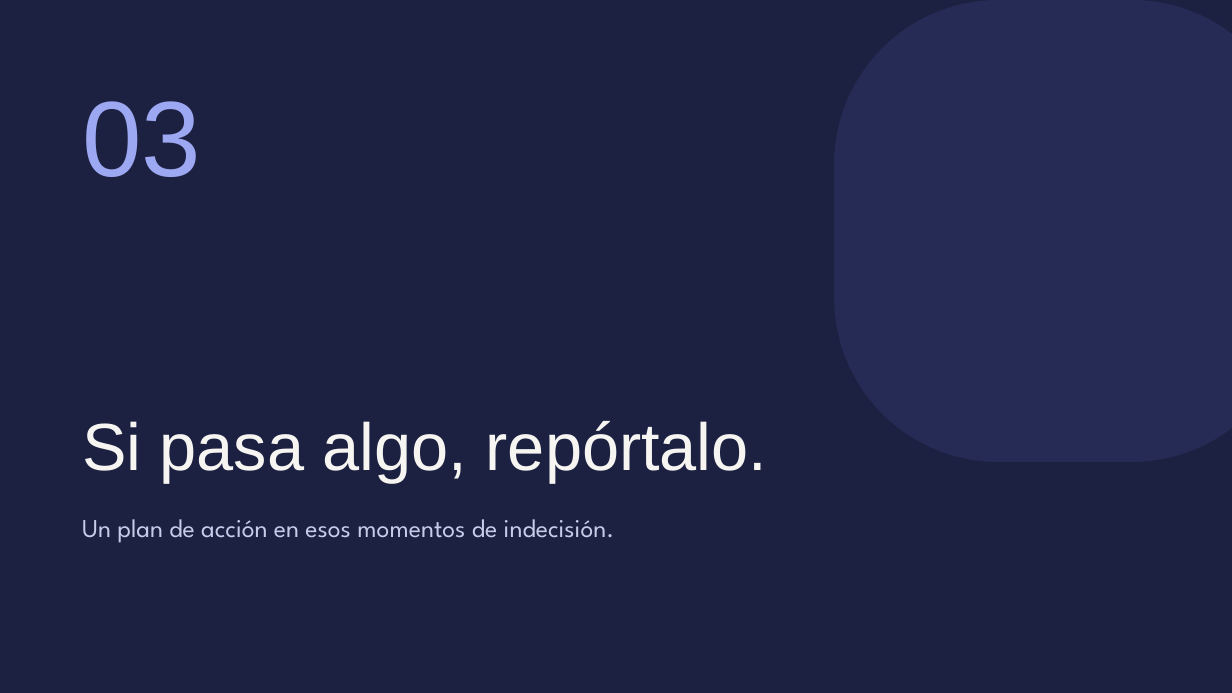
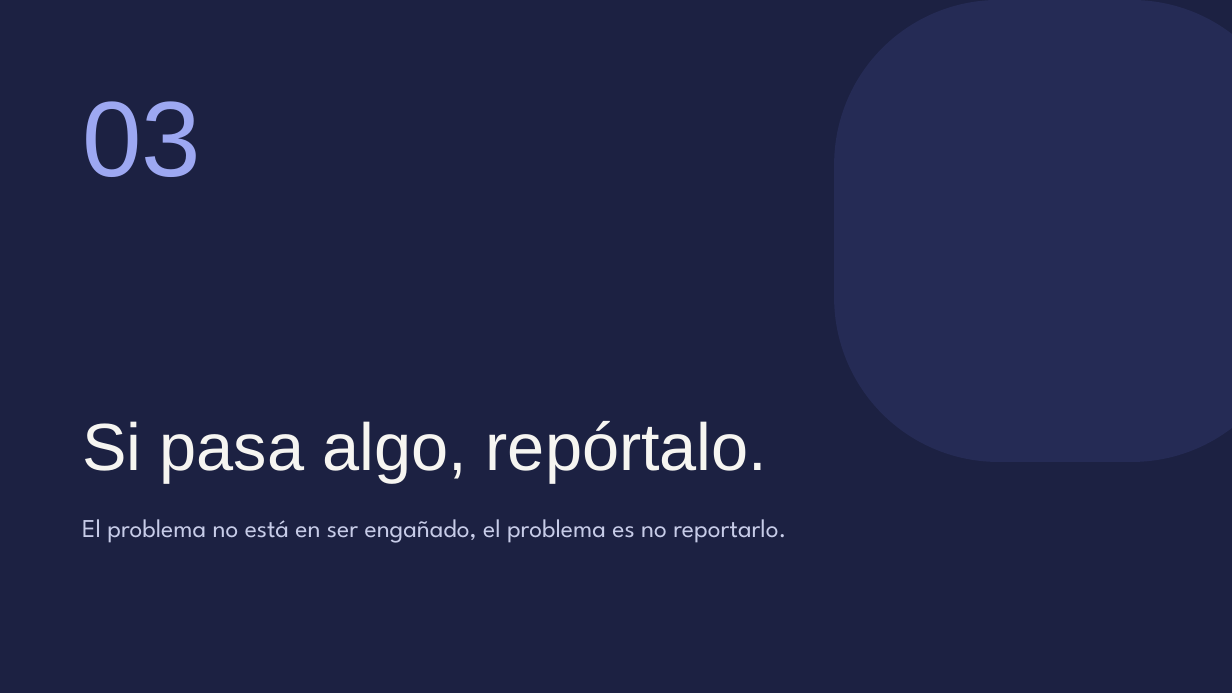
Before and after one commit to pralogy/claudecloudetemasgenerales, a slide deck: slide 17 of Ciberseguridad_sin_ansiedad.pptx. Drawn at 1232x693 pixels with LibreOffice and Linux fonts; fonts in the diff are those of the drawing. Boxes give left, top, right and bottom in pixels: in the first picture for what was removed or moved away, otherwise in the second. Text is boxed around its words. In the diff, an @@ line names an element or a change of style, - is before the commit and + after.

```diff
--- a/Ciberseguridad_sin_ansiedad.pptx
+++ b/Ciberseguridad_sin_ansiedad.pptx
@@ text at (82, 519, 786, 543): text changed @@
-Un plan de acción en esos momentos de indecisión.
+El problema no está en ser engañado, el problema es no reportarlo.
```
Also in this commit, not shown: 6 other slides changed, 5 slides added, 1 slide removed.
